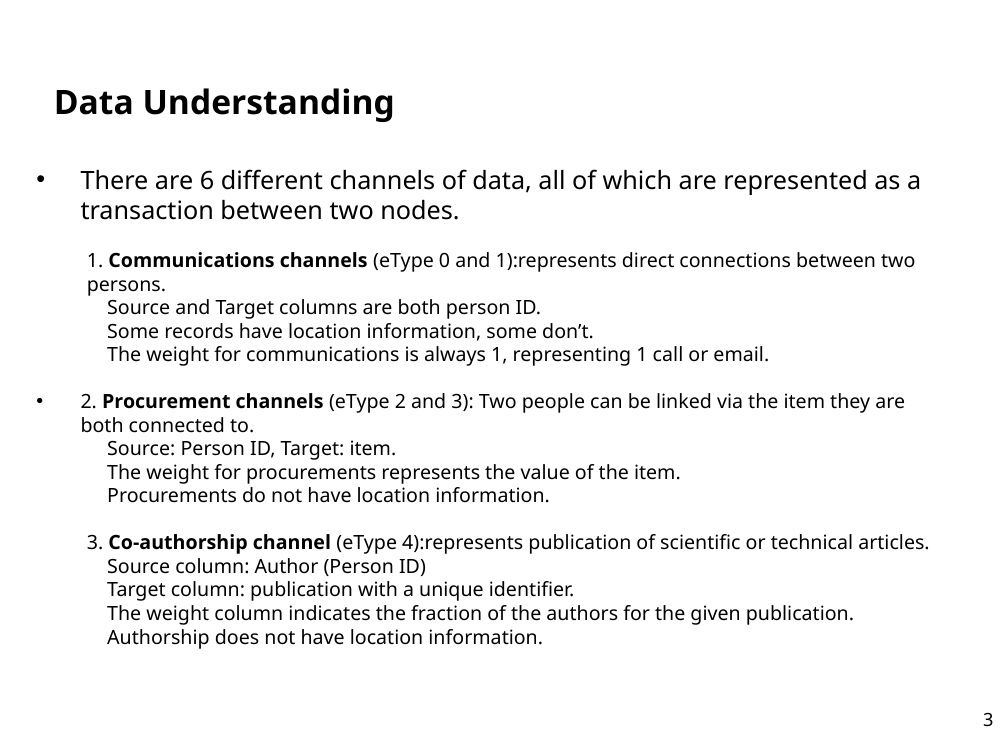
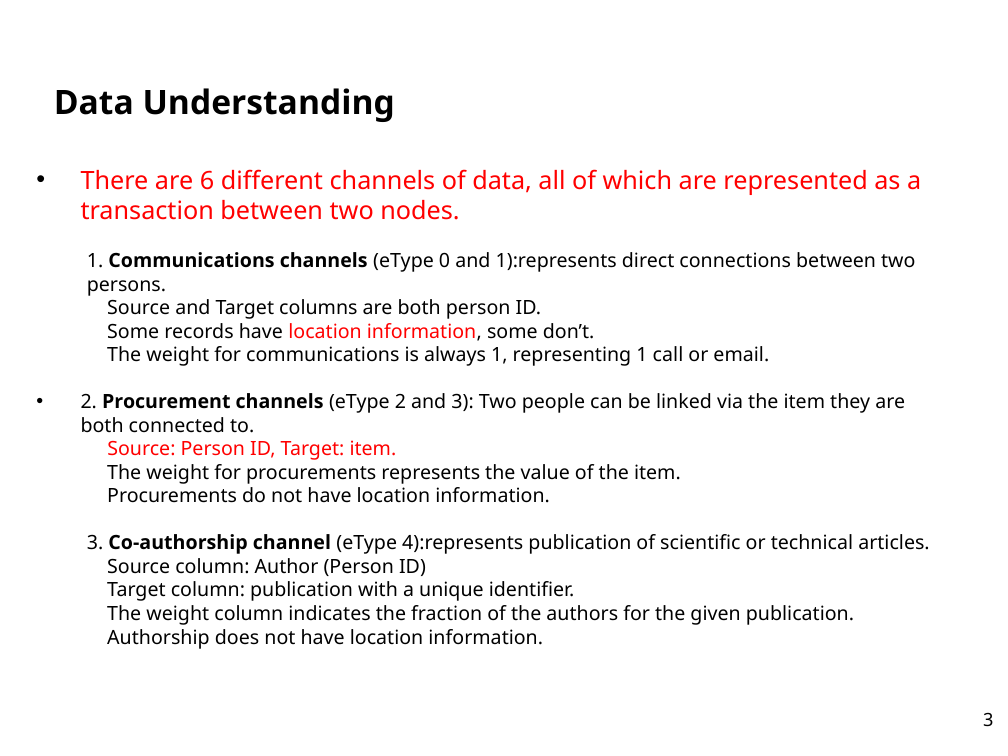
Before and after one commit to AtrayeeNeog/Visualization_2019-20, a slide deck: slide 3 of Documentation/Project_Data_Understanding.pptx. Drawn at 1008x756 pixels with LibreOffice and Linux fonts; fonts in the diff are those of the drawing; background and template pictures are left out. Boxes give left, top, right and bottom in pixels: in the first picture for what was removed or moved away, otherwise in the second. Text is boxed around its words. In the diff, an @@ line names an element or a change of style, - is before the commit and + after.

```diff
--- a/Documentation/Project_Data_Understanding.pptx
+++ b/Documentation/Project_Data_Understanding.pptx
@@ text at (x1=81, y1=169, x2=921, y2=460): text colour #000000 to #FF0000 in "There are 6 different channels of data, ...", "location information,", "Source: Person ID, Target: item." @@
```
Also in this commit, not shown: 2 other slides changed.
